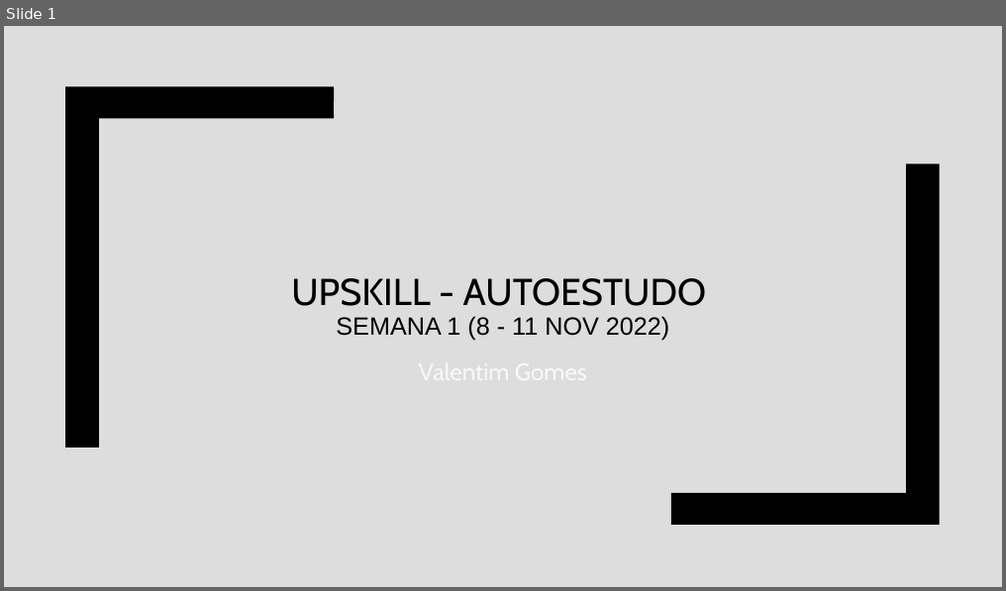
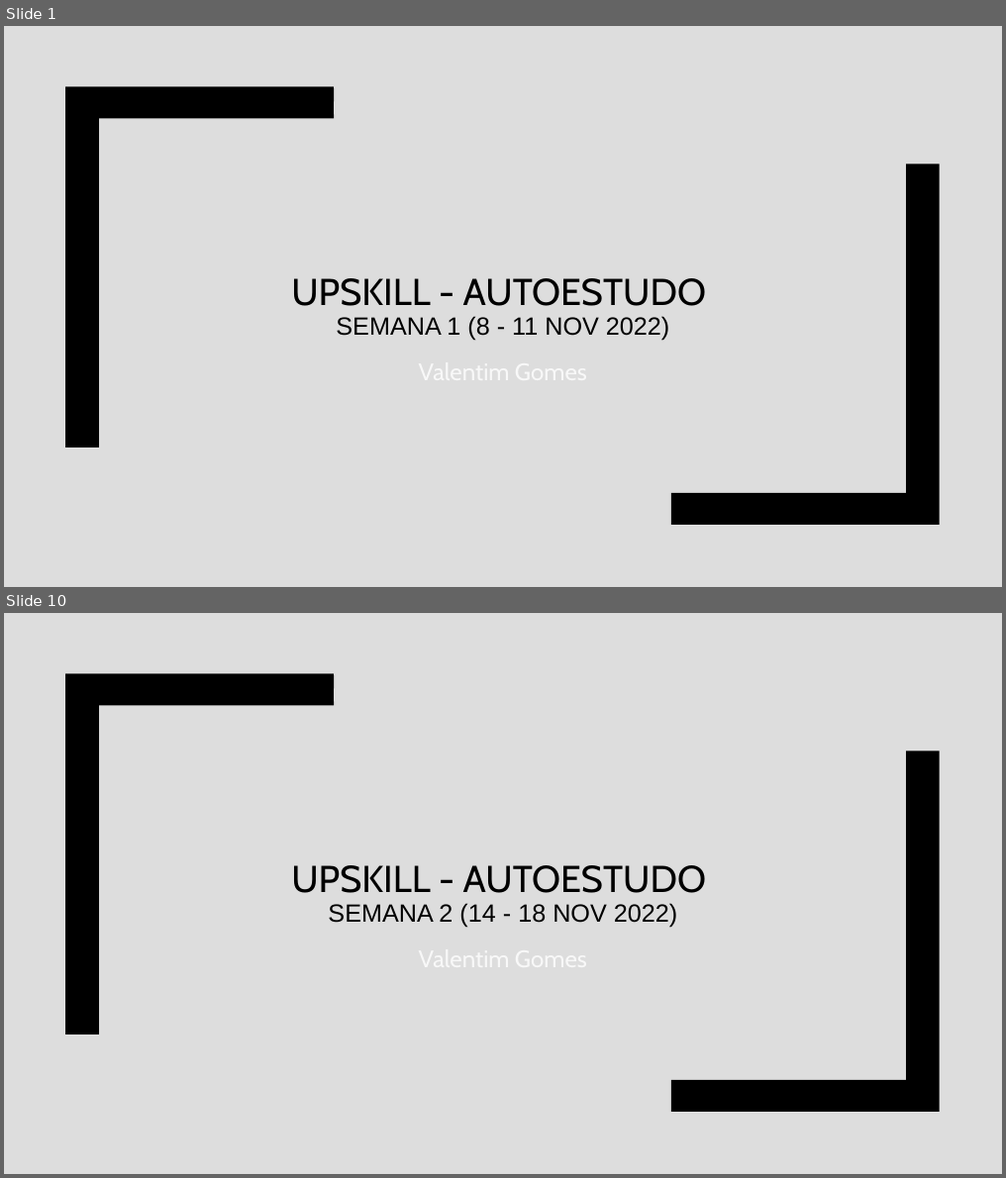
Before and after one commit to wlgomes/upskill-nov22, a slide deck: UPSKILL - AutoestudoS1_valentimgomes.pptx. Shown one above the other, each under a label of ours: slide 1 before the commit, slides 1 and 10 after it; the slides between them are not shown. The pictures are 1006x591 and 1006x1178 pixels, drawn with LibreOffice and Linux fonts; fonts in the diff are those of the drawing. Boxes give left, top, right and bottom in pixels: in the first picture for what was removed or moved away, otherwise in the second. Text is boxed around its words. In the diff, an @@ line names an element or a change of style, - is before the commit and + after.

```diff
--- a/UPSKILL - AutoestudoS1_valentimgomes.pptx
+++ b/UPSKILL - AutoestudoS1_valentimgomes.pptx
@@ slide 10 added at <box>4,613,1002,1174</box>, background #DDDDDD; not listed: 2 template elements that a slide beside it also shows @@
@@ title added at <box>291,865,706,927</box>, 24 pt, text #000000 @@
+UPSKILL - AUTOESTUDO
+SEMANA 2 (14 - 18 NOV 2022)
```
Also in this commit, not shown: 7 slides changed, 5 other slides added, 1 slide removed, 9 other files.
